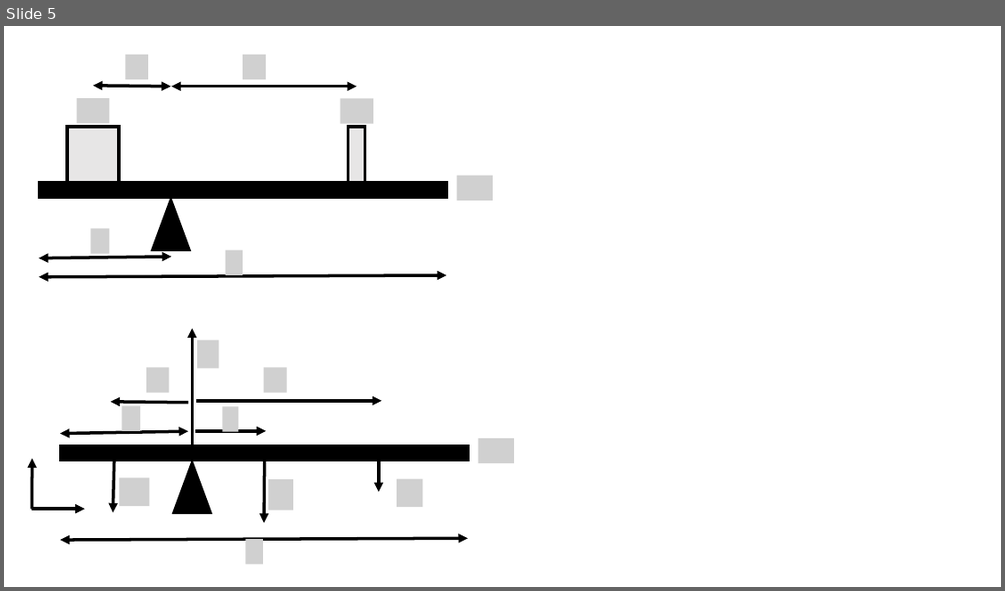
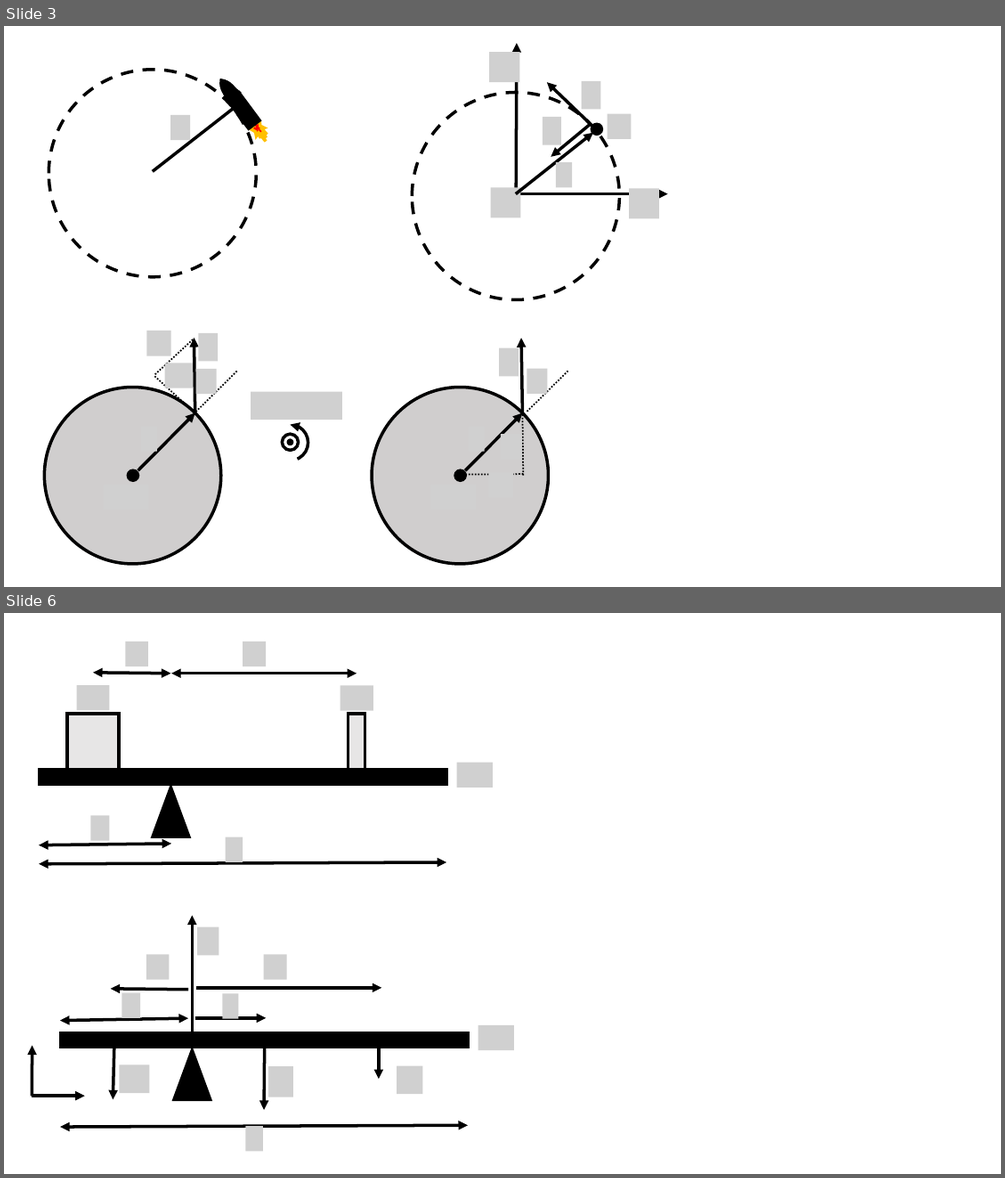
Before and after one commit to OSTP/PhysicsArtofModelling, a slide deck: tex/figures/RotationalDynamics/Figures.pptx. Shown one above the other, each under a label of ours: slide 5 before the commit, slides 3 and 6 after it; the slides between them are not shown. The pictures are 1005x591 and 1005x1178 pixels, drawn with LibreOffice and Linux fonts; fonts in the diff are those of the drawing; grey boxes stand for pictures; background and template pictures are left out. Boxes give left, top, right and bottom in pixels: in the first picture for what was removed or moved away, otherwise in the second. Text is boxed around its words. In the diff, an @@ line names an element or a change of style, - is before the commit and + after.

```diff
--- a/tex/figures/RotationalDynamics/Figures.pptx
+++ b/tex/figures/RotationalDynamics/Figures.pptx
@@ slide 3 added at [4, 26, 1001, 587], background #FFFFFF @@
@@ group added at [48, 70, 271, 276]: 1 ellipse, 1 irregular seal, 1 rectangle, 1 freeform shape, 1 line, 1 picture @@
@@ group added at [413, 43, 668, 300]: 7 pictures, 5 arrows, 2 ellipses @@
@@ group added at [44, 330, 568, 564]: 13 pictures, 6 ellipses, 6 lines, 4 arrows, 1 arc (boxed as its full ellipse) @@
@@ what was slide 5 is now slide 6 @@
```
Also in this commit, not shown: 3 slides changed, 6 other slides added, 1 slide removed, 16 other files.
